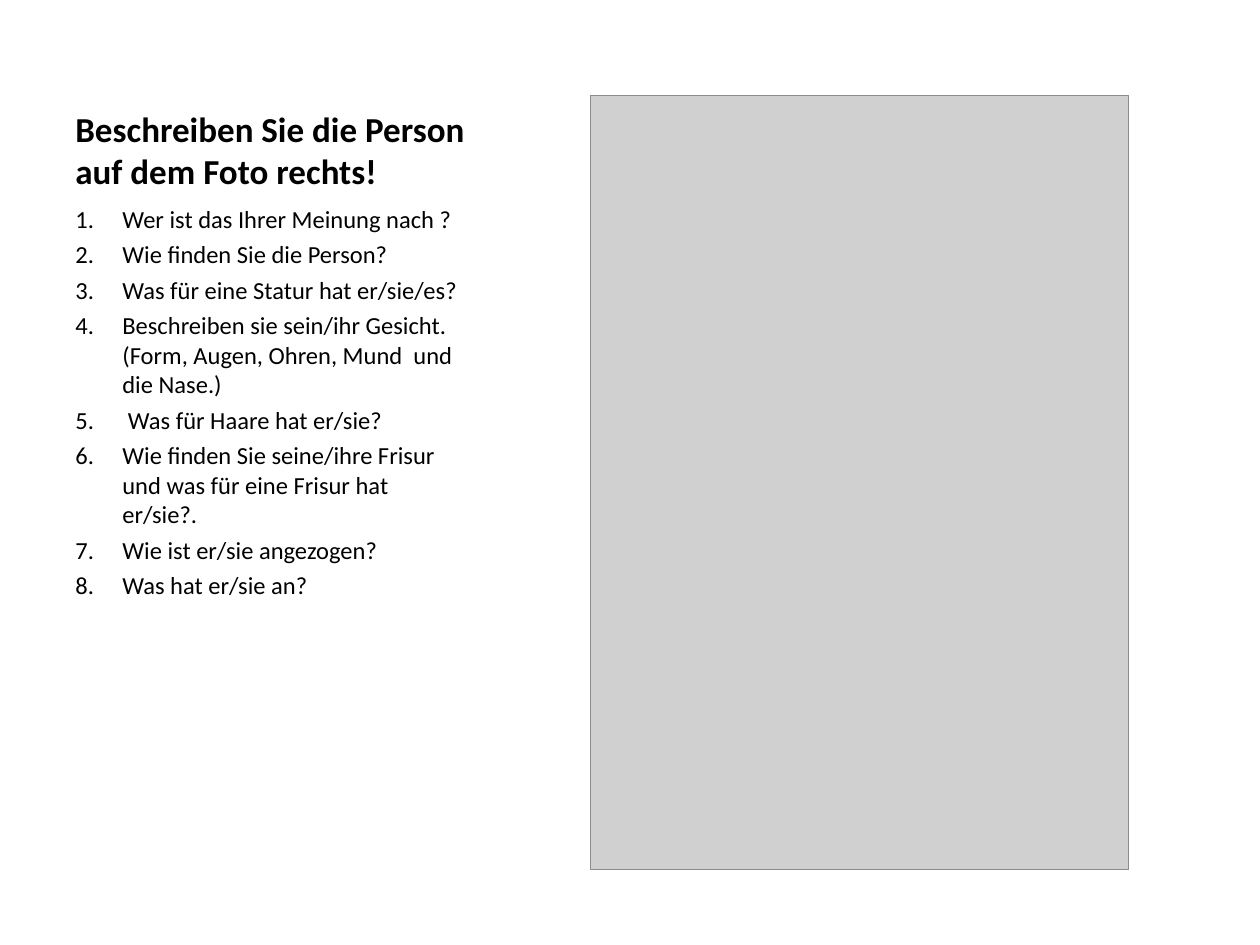
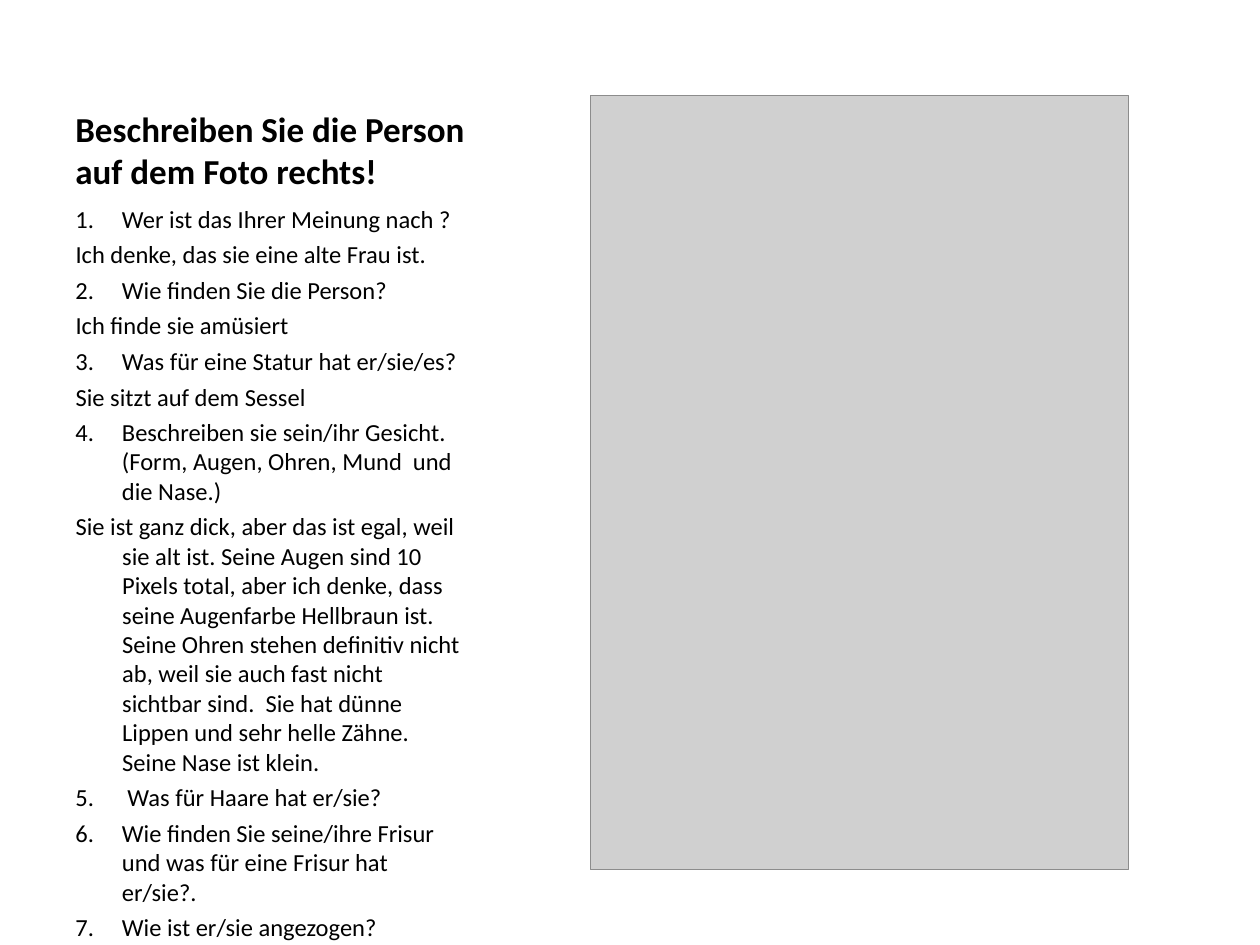
Before and after one commit to adamharmansky/adamharmansky.github.io, a slide deck: slide 7 of nej/Wir beschreiben eine Person_2.0.ppt. Drawn at 1260x945 pixels with LibreOffice and Linux fonts; fonts in the diff are those of the drawing; grey boxes stand for pictures. Boxes give left, top, right and bottom in pixels: in the first picture for what was removed or moved away, otherwise in the second. Text is boxed around its words. In the diff, an @@ line names an element or a change of style, - is before the commit and + after.

```diff
--- a/nej/Wir beschreiben eine Person_2.0.ppt
+++ b/nej/Wir beschreiben eine Person_2.0.ppt
@@ text at <box>76,246,425,266</box>: paragraph added @@
+Ich denke, das sie eine alte Frau ist.
@@ text at <box>76,317,288,335</box>: paragraph added @@
+Ich finde sie amüsiert
@@ text at <box>76,389,306,407</box>: paragraph added @@
+Sie sitzt auf dem Sessel
@@ text at <box>76,518,460,771</box>: paragraph added @@
+Sie ist ganz dick, aber das ist egal, weil sie alt ist. Seine Augen sind 10 Pixels total, aber ich denke, dass seine Augenfarbe Hellbraun ist. Seine Ohren stehen definitiv nicht ab, weil sie auch fast nicht sichtbar sind. Sie hat dünne Lippen und sehr helle Zähne. Seine Nase ist klein.
```
Also in this commit, not shown: 1 other slide changed, 9 other files.
